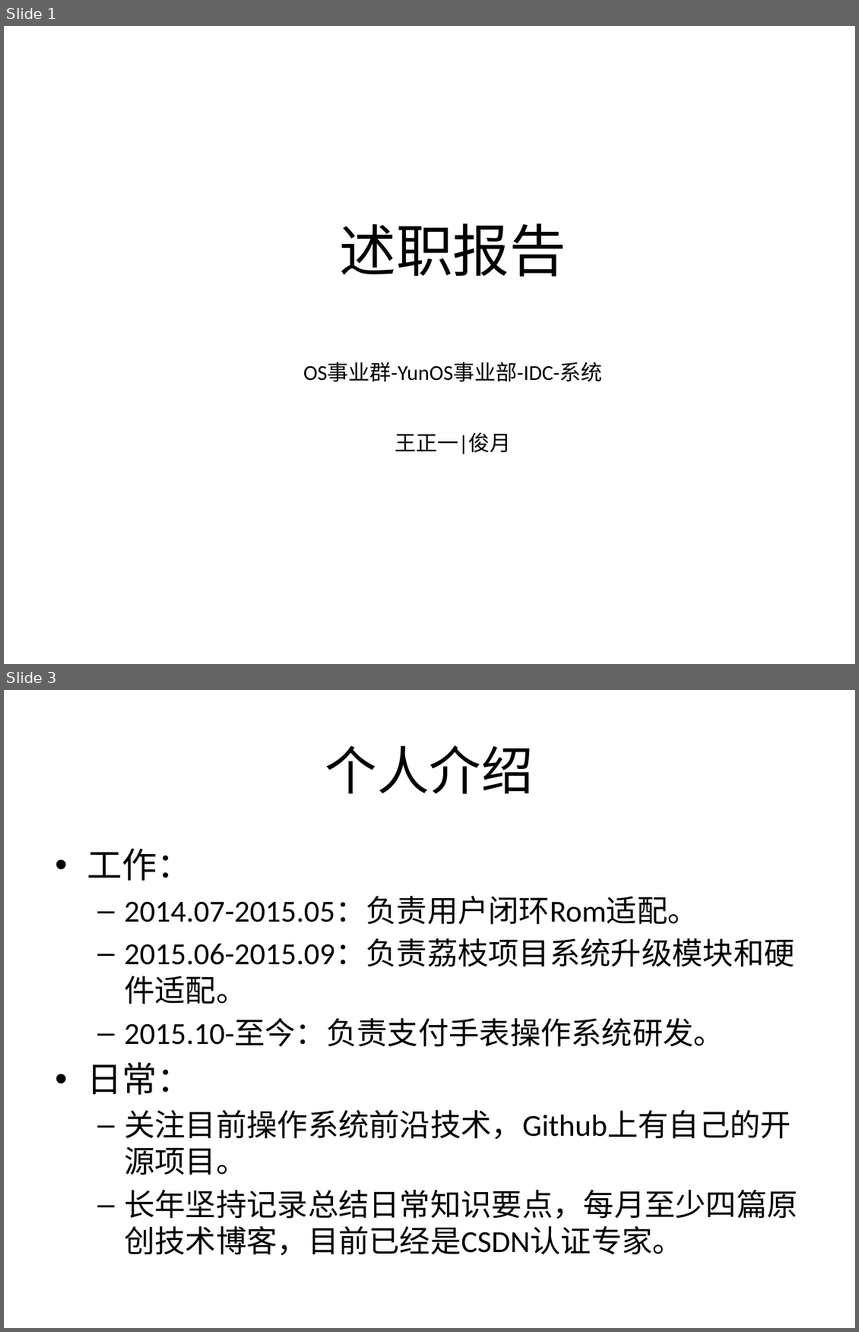
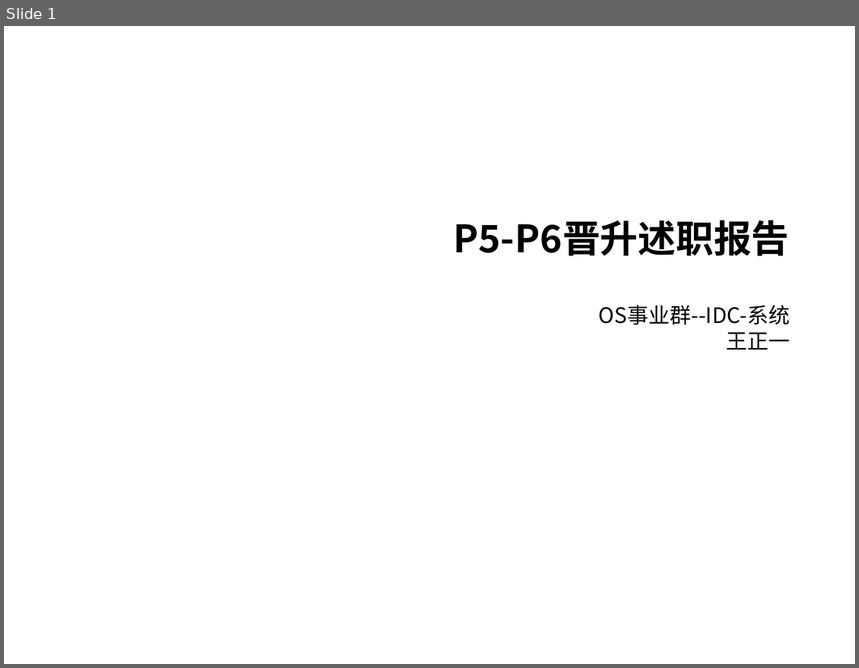
Before and after one commit to wangzhengyi/WangZhengyi, a slide deck: promote.pptx. Shown one above the other, each under a label of ours: slides 1 and 3 before the commit, slide 1 after it; the slides between them are not shown. The pictures are 859x1332 and 859x668 pixels, drawn with LibreOffice and Linux fonts; fonts in the diff are those of the drawing. Boxes give left, top, right and bottom in pixels: in the first picture for what was removed or moved away, otherwise in the second. Text is boxed around its words. In the diff, an @@ line names an element or a change of style, - is before the commit and + after.

```diff
--- a/promote.pptx
+++ b/promote.pptx
@@ slide 3 removed at [4, 690, 855, 1328], background #FFFFFF @@
@@ title removed at [325, 745, 534, 794] @@
-个人介绍
@@ text removed at [87, 848, 798, 1255] @@
-• 工作：
-  – 2014.07-2015.05：负责用户闭环Rom适配。
-  – 2015.06-2015.09：负责荔枝项目系统升级模块和硬件适配。
-  – 2015.10-至今：负责支付手表操作系统研发。
-• 日常：
-  – 关注目前操作系统前沿技术，Github上有自己的开源项目。
-  – 长年坚持记录总结日常知识要点，每月至少四篇原创技术博客，目前已经是CSDN认证专家。
@@ slide 1 changed as well @@
@@ text at [453, 220, 789, 256]: text changed; size 48 to 32 pt; font Calibri to Noto Sans CJK SC; bold on @@
-述职报告
+P5-P6晋升述职报告
@@ text at [599, 305, 790, 350]: text changed; font Calibri to Noto Sans CJK SC @@
-OS事业群-YunOS事业部-IDC-系统
+OS事业群--IDC-系统
+王正一
@@ text removed at [395, 433, 511, 455] @@
-王正一|俊月
```
Also in this commit, not shown: 5 other slides changed, 9 slides added, 5 other slides removed.
